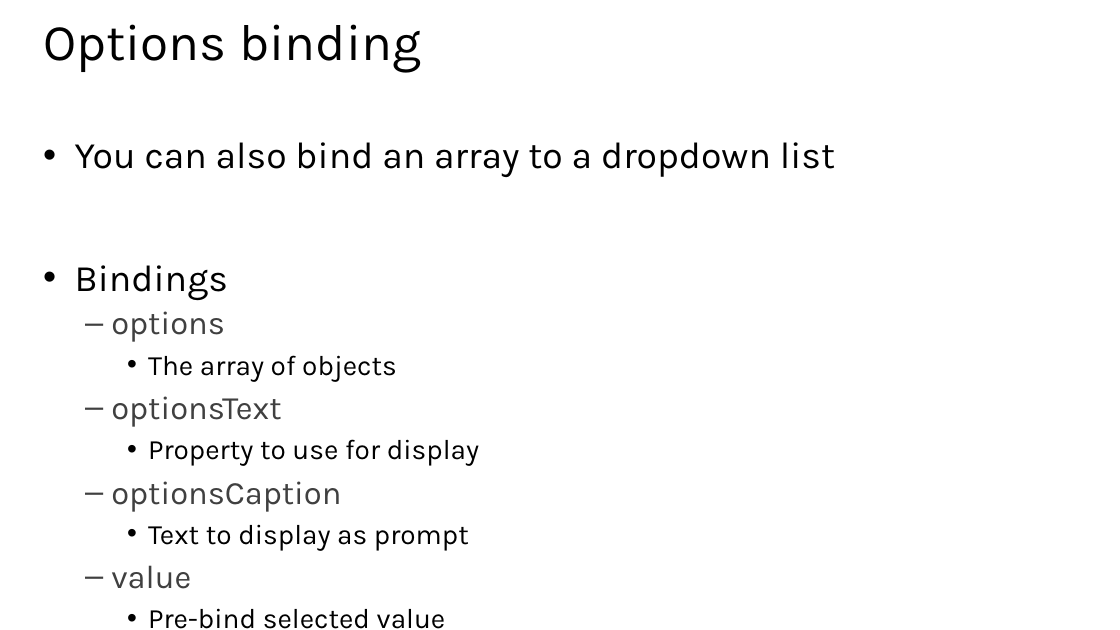
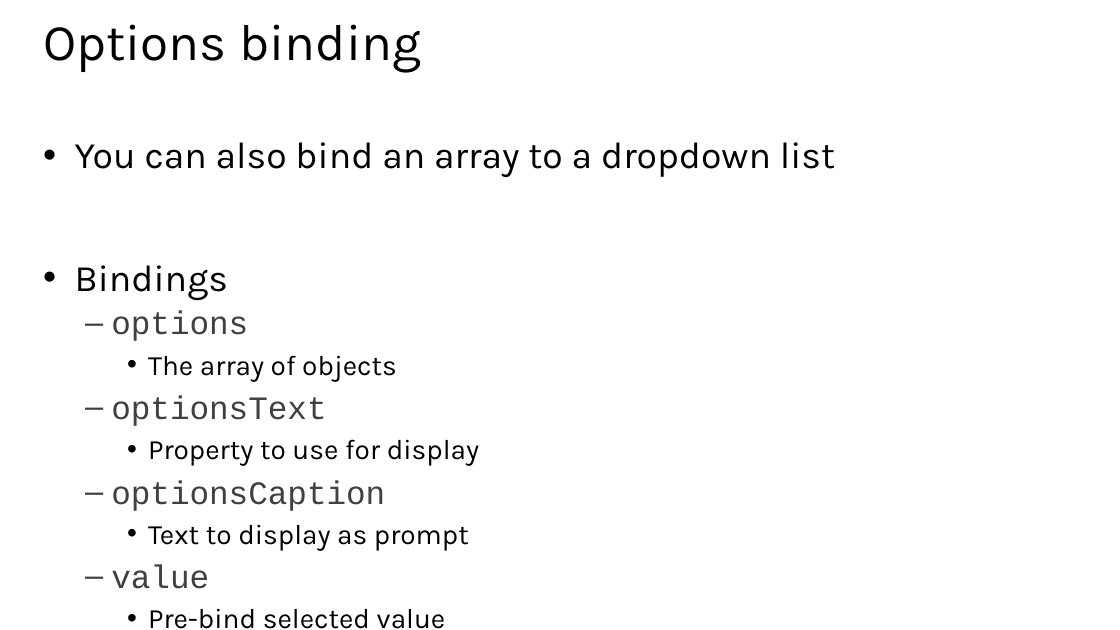
Before and after one commit to jongalloway/Knockout-MVA, a slide deck: slide 25 of Slides/2 - Binding and Models.pptx. Drawn at 1120x630 pixels with LibreOffice and Linux fonts; fonts in the diff are those of the drawing. Boxes give left, top, right and bottom in pixels: in the first picture for what was removed or moved away, otherwise in the second. Text is boxed around its words. In the diff, an @@ line names an element or a change of style, - is before the commit and + after.

```diff
--- a/Slides/2 - Binding and Models.pptx
+++ b/Slides/2 - Binding and Models.pptx
@@ text at [111, 311, 385, 589]: font Karla to Courier New in "options", "optionsText", "optionsCaption", "value" @@
```
Also in this commit, not shown: 3 other slides changed, 3 other files.
